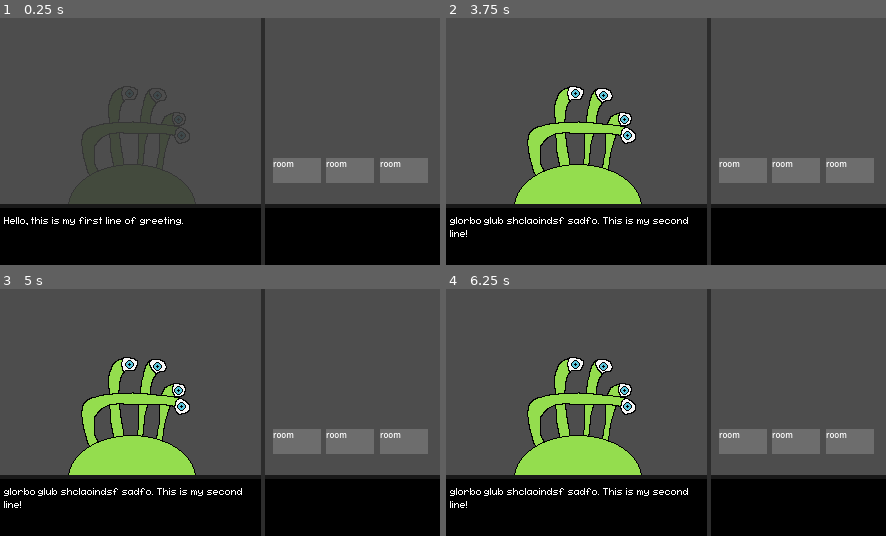
Above: before the commit, frames 1-4 (two rows, left to right).
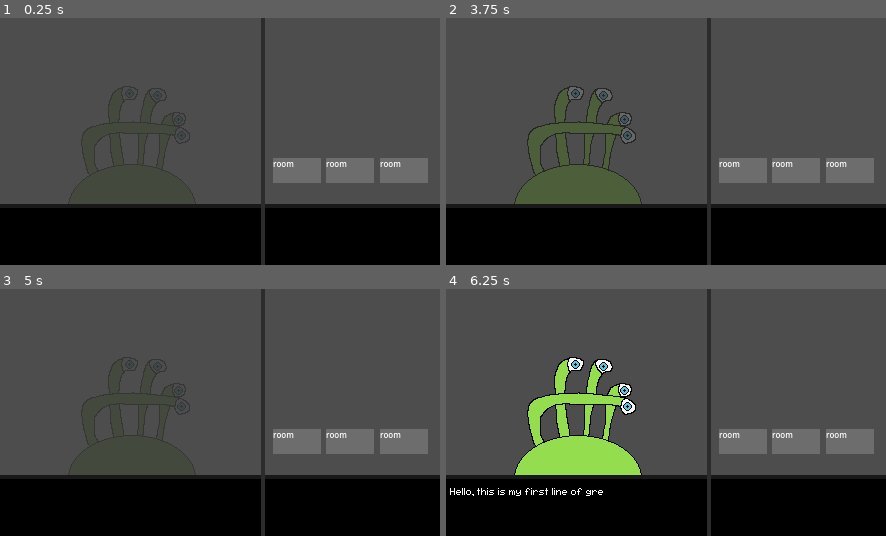
Above: after the commit, the same moments.

Repository: fawfle/brackeys-2026.1
Game: Godot game, scene res://scenes/game_scene.tscn
Two runs of this game, one before a commit and one after it. Both use one fixed random seed, a clock stepped at 60 frames per second and the inputs below.
Inputs (mouse positions are in pixels of both pictures, inside the frame that each line leads up to):
- Up to frame 1 (0.25 s): no input
- Up to frame 2 (3.75 s): click (578, 235) at 0.5 s; click "room" at 1.25 s; click (578, 235) at 2 s; click "room" at 2.75 s; click (578, 235) at 3.5 s
- Up to frame 3 (5 s): click "room" at 4.25 s
- Up to frame 4 (6.25 s): no input

The runs differ from the first frame. In frame 1, 0.3% of the frame differs, in the area x 0-42%, y 80-84%; in frame 2, 7.7%, in the area x 0-55%, y 27-89%; in frame 3, 7.7%; in frame 4, 0.6%.

Commit message:
core guest gameplay prototype

Diff:
--- a/project.godot
+++ b/project.godot
@@ -26,6 +26,10 @@
 window/stretch/mode="viewport"
 window/stretch/scale_mode="integer"
 
+[global_group]
+
+room=""
+
 [physics]
 
 3d/physics_engine="Jolt Physics"
--- a/scenes/game manager.gd
+++ b/scenes/game manager.gd
@@ -1,22 +1,24 @@
 extends Node2D
 
 @onready var guest_parent: Node2D = $GuestParent
+@onready var guest_timer: Timer = $GuestTimer
 
 var day: int = 0
 
 var money: int = 0
 
-var guest_queue: Array[Guest] = []
+var guest_assign_queue: Array[Guest] = []
+var guest_checkout_queue: Array[Guest] = []
 @export var current_guest: Guest = null
-@export var current_guest_node: Node2D = null
 
 var random_trait_count: int = 1
+var stay_length_max: int = 1
 
-## phase of gameplay. Either assigning (getting guests) or managing (upgrading)
+## phase of gameplay. Either assigning (getting guests),  managing (upgrading), or checkout (guests leaving and paying). ASSIGN -> UPGRADE -> CHECKOUT
 enum Phase {
 	CHECKOUT,
 	ASSIGNING,
-	MANAGING
+	UPGRADING
 }
 
 var phase: Phase = Phase.ASSIGNING
@@ -27,64 +29,112 @@
 	GuestList.LOAD_GUESTS()
 
 	Globals.select_room.connect(on_room_select)
+	Globals.text_finished.connect(on_text_finish)
 
-	begin_day()
+	begin_assigning_phase()
 
-func begin_day() -> void:
+func begin_assigning_phase() -> void:
 	phase = Phase.ASSIGNING
-	guest_queue = GuestList.create_guest_queue(1, day)
+	guest_assign_queue = GuestList.create_guest_queue(1, day)
 	manage_next_guest()
-	Globals.set_text.emit(current_guest.get_intro_lines())
 
-## Handle the end of the day. Enter upgrade mode
+func begin_upgrading_phase() -> void:
+	phase = Phase.UPGRADING
+	## michael TODO
+	end_day()
+
+func begin_checkout_phase() -> void:
+	if Globals.DEBUG: print("BEGINNING CHECKOUT PHASE")
+
+	phase = Phase.CHECKOUT
+	guest_checkout_queue.clear()
+	for room: Room in get_rooms():
+		if room.guest != null and room.guest.stay_duration <= 0:
+			var guest: Guest = room.checkout_guest()
+			guest_checkout_queue.push_back(guest)
+
+	guest_checkout_queue.shuffle()
+	checkout_next_guest()
+
+## Handle the end of the day
 func end_day() -> void:
-	pass
+	day += 1
+	for room: Room in get_rooms():
+		if room.guest != null: room.guest.stay_duration -= 1
+
+	begin_checkout_phase()
 
 func manage_next_guest() -> void:
-	if guest_queue.size() <= 0:
-		end_day()
-
-		begin_day()
+	if guest_assign_queue.size() <= 0:
+		begin_upgrading_phase()
 		return
 
-	current_guest = guest_queue[0].duplicate_deep()
-	TraitList.set_guest_traits(current_guest, random_trait_count)
-	guest_queue.pop_front()
+	current_guest = create_next_guest()
 
 	# clean children
 	for child in guest_parent.get_children(): child.queue_free()
 
-	# var guest_scene: PackedScene = current_guest.scene
-	current_guest_node = current_guest.instantiate_scene()
-	guest_parent.add_child(current_guest_node)
+	current_guest.instantiate_scene()
+	guest_parent.add_child(current_guest.node)
 
 	if Globals.DEBUG: print("LOADING GUEST: " + str(current_guest))
 
-	play_guest_enter_animation(current_guest_node)
+	await play_guest_enter_animation(current_guest.node)
+
+	Globals.set_text.emit(current_guest.get_intro_lines())
+
+## currently duplicate guests and set traits here. Maybe change in the future if it's confusing.
+func create_next_guest() -> Guest:
+	var guest: Guest = guest_assign_queue.pop_front().duplicate_deep()
+	TraitList.set_guest_traits(guest, random_trait_count)
+	return guest
+
+func checkout_next_guest() -> void:
+	if guest_checkout_queue.size() <= 0:
+		begin_assigning_phase()
+		return
+
+	current_guest = guest_checkout_queue.pop_front()
+
+	if Globals.DEBUG: print("CHECKING OUT: " + str(current_guest))
+
+	await play_guest_enter_animation(current_guest.node)
+
+	Globals.set_text.emit(current_guest.get_exit_lines())
 
 ## hook for room selection for assigning guest
 func on_room_select(room: Room):
 	if phase == Phase.ASSIGNING:
 		assign_current_guest(room)
-	elif phase == Phase.MANAGING:
+	elif phase == Phase.UPGRADING:
 		manage_room(room)
 
 
 func assign_current_guest(room: Room):
 	if room.guest != null or current_guest == null: return
 
-	Globals.set_text.emit([] as Array[String])
+	Globals.set_text.emit()
 	room.add_guest(current_guest)
-	await play_guest_exit_animation(current_guest_node)
+
+	var guest_node: Node2D = current_guest.node
 	current_guest = null
-	current_guest_node = null
-
+	await play_guest_exit_animation(guest_node)
 	await get_tree().create_timer(0.8).timeout
 
 	manage_next_guest()
 
 func manage_room(room: Room):
+	## TODO: remove, michael will deal with
 	pass
+
+func on_text_finish():
+	if phase == Phase.CHECKOUT and current_guest != null:
+		Globals.set_text.emit()
+		var guest_node: Node2D = current_guest.node
+		current_guest = null
+		await play_guest_exit_animation(guest_node)
+		await get_tree().create_timer(0.8).timeout
+		checkout_next_guest()
 
 func play_guest_enter_animation(guest_node: Node2D):
 	var duration: float = 0.8
@@ -109,3 +159,6 @@
 	while timer.time_left != 0:
 		guest_node.modulate = end_color.lerp(start_color, timer.time_left / duration)
 		await get_tree().process_frame
+
+func get_rooms():
+	return get_tree().get_nodes_in_group("room")
--- a/scenes/game_scene.tscn
+++ b/scenes/game_scene.tscn
@@ -1,8 +1,7 @@
 [gd_scene format=3 uid="uid://d10v8ay10dsu6"]
 
 [ext_resource type="Script" uid="uid://fehsvnq2kohw" path="res://scenes/game manager.gd" id="1_w5aja"]
-[ext_resource type="Script" uid="uid://dkdr85sse58ak" path="res://scenes/text_bar.gd" id="2_ycayy"]
-[ext_resource type="FontFile" uid="uid://bnw2vf51g52tq" path="res://fonts/fs-pixel-sans-unicode-regular.ttf" id="3_bw6k5"]
+[ext_resource type="PackedScene" uid="uid://buyxfh2m4xbm5" path="res://scenes/text_bar.tscn" id="2_ycayy"]
 [ext_resource type="PackedScene" uid="uid://4gii0y616804" path="res://scenes/hotel/room.tscn" id="3_ycayy"]
 
 [node name="GameScene" type="Node2D" unique_id=1746918585]
@@ -16,50 +15,7 @@
 
 [node name="CanvasLayer" type="CanvasLayer" parent="." unique_id=1013869446]
 
-[node name="TextBar" type="ColorRect" parent="CanvasLayer" unique_id=2033105175]
-anchors_preset = 2
-anchor_top = 1.0
-anchor_bottom = 1.0
-offset_top = -57.0
-offset_right = 262.0
-grow_vertical = 0
-color = Color(0, 0, 0, 1)
-script = ExtResource("2_ycayy")
-
-[node name="AdvanceText" type="TextureButton" parent="CanvasLayer/TextBar" unique_id=313393300]
-layout_mode = 0
-offset_top = -4.0
-offset_right = 262.0
-offset_bottom = 57.0
-
-[node name="TextBox" type="Label" parent="CanvasLayer/TextBar" unique_id=787348684]
-layout_mode = 1
-anchors_preset = 15
-anchor_right = 1.0
-anchor_bottom = 1.0
-offset_left = 4.0
-offset_top = 3.0
-offset_right = -4.0
-offset_bottom = -5.0
-grow_horizontal = 2
-grow_vertical = 2
-size_flags_horizontal = 0
-size_flags_vertical = 8
-theme_override_constants/line_spacing = -3
-theme_override_fonts/font = ExtResource("3_bw6k5")
-theme_override_font_sizes/font_size = 16
-text = "this is sample text. Imagine something really interesting was here. I have preferences and they matter. This text box is also three lines long."
-autowrap_mode = 3
-clip_text = true
-
-[node name="Separator" type="ColorRect" parent="CanvasLayer/TextBar" unique_id=1087483858]
-layout_mode = 1
-anchors_preset = 10
-anchor_right = 1.0
-offset_top = -4.0
-offset_right = -1.0
-grow_horizontal = 2
-color = Color(0.1, 0.1, 0.1, 1)
+[node name="TextBar" parent="CanvasLayer" unique_id=733882566 instance=ExtResource("2_ycayy")]
 
 [node name="Separator" type="ColorRect" parent="CanvasLayer" unique_id=1946174638]
 anchors_preset = 10
@@ -120,5 +76,3 @@
 location = 2
 
 [node name="GuestTimer" type="Timer" parent="." unique_id=1307805656]
-
-[connection signal="button_down" from="CanvasLayer/TextBar/AdvanceText" to="CanvasLayer/TextBar" method="_on_advance_text_button_down"]
--- a/scenes/hotel/room.tscn
+++ b/scenes/hotel/room.tscn
@@ -2,7 +2,7 @@
 
 [ext_resource type="Script" uid="uid://bfjv0sjmcksyh" path="res://scripts/room.gd" id="1_4oh1f"]
 
-[node name="Room" type="Control" unique_id=963365455]
+[node name="Room" type="Control" unique_id=963365455 groups=["room"]]
 layout_mode = 3
 anchors_preset = 0
 offset_right = 78.0
--- a/scenes/text_bar.gd
+++ b/scenes/text_bar.gd
@@ -5,19 +5,32 @@
 @onready var text_box: Label = $TextBox
 @onready var advance_text_button: TextureButton = $AdvanceText
 
+var text_tween: Tween
+
 func _ready() -> void:
 	Globals.set_text.connect(on_set_text)
+	text_box.text = ""
 
 func load_line_from_queue():
 	if line_queue.size() == 0:
-		text_box.text = ""
+		Globals.text_finished.emit()
 		return
 
-	text_box.text = line_queue.pop_front()
+	text_box.visible_ratio = 0
+	var line: String = line_queue.pop_front()
+	text_box.text = line
 
-func on_set_text(lines: Array[String]) -> void:
+	text_tween = get_tree().create_tween()
+	text_tween.tween_property(text_box, "visible_ratio", 1, line.length() * 0.02)
+
+func on_set_text(lines: Array[String] = [""]) -> void:
 	line_queue = lines
 	load_line_from_queue()
 
 func _on_advance_text_button_down() -> void:
+	if text_tween != null and text_tween.is_running():
+		text_tween.kill()
+		text_box.visible_ratio = 1
+		return
+
 	load_line_from_queue()
--- /dev/null
+++ b/scenes/text_bar.tscn
@@ -0,0 +1,51 @@
+[gd_scene format=3 uid="uid://buyxfh2m4xbm5"]
+
+[ext_resource type="Script" uid="uid://dkdr85sse58ak" path="res://scenes/text_bar.gd" id="1_0shnj"]
+[ext_resource type="FontFile" uid="uid://bnw2vf51g52tq" path="res://fonts/fs-pixel-sans-unicode-regular.ttf" id="2_3ccs0"]
+
+[node name="TextBar" type="ColorRect" unique_id=733882566]
+anchors_preset = 2
+anchor_top = 1.0
+anchor_bottom = 1.0
+offset_top = -57.0
+offset_right = 262.0
+grow_vertical = 0
+color = Color(0, 0, 0, 1)
+script = ExtResource("1_0shnj")
+
+[node name="AdvanceText" type="TextureButton" parent="." unique_id=1299756936]
+layout_mode = 0
+offset_top = -4.0
+offset_right = 262.0
+offset_bottom = 57.0
+
+[node name="TextBox" type="Label" parent="." unique_id=1242861637]
+layout_mode = 1
+anchors_preset = 15
+anchor_right = 1.0
+anchor_bottom = 1.0
+offset_left = 4.0
+offset_top = 3.0
+offset_right = -4.0
+offset_bottom = -5.0
+grow_horizontal = 2
+grow_vertical = 2
+size_flags_horizontal = 0
+size_flags_vertical = 8
+theme_override_constants/line_spacing = -3
+theme_override_fonts/font = ExtResource("2_3ccs0")
+theme_override_font_sizes/font_size = 16
+text = "this is sample text. Imagine something really interesting was here. I have preferences and they matter. This text box is also three lines long."
+autowrap_mode = 3
+clip_text = true
+
+[node name="Separator" type="ColorRect" parent="." unique_id=298917311]
+layout_mode = 1
+anchors_preset = 10
+anchor_right = 1.0
+offset_top = -4.0
+offset_right = -1.0
+grow_horizontal = 2
+color = Color(0.1, 0.1, 0.1, 1)
+
+[connection signal="button_down" from="AdvanceText" to="." method="_on_advance_text_button_down"]
--- a/scripts/globals.gd
+++ b/scripts/globals.gd
@@ -7,6 +7,9 @@
 ## used to signal textbox to display a mesage. Message is given as an array and clicking through will cycle until final message.
 @warning_ignore("unused_signal")
 signal set_text(lines: Array[String])
+## emited when text has been cycled through to end of queue
+@warning_ignore("unused_signal")
+signal text_finished()
 
 ## used by rooms to signal a click.
 @warning_ignore("unused_signal")
--- a/scripts/guest.gd
+++ b/scripts/guest.gd
@@ -12,7 +12,7 @@
 @export var money: int = 0
 
 ## Stay duration
-@export var staya_duration: int = 1
+@export var stay_duration: int = 1
 
 ## message on greeting
 @export var greeting: Array[String] = []
@@ -29,6 +29,9 @@
 ## Guest won't appear until day has passed
 @export var appear_after_day: int = 0
 
+## reference to current node loaded in scene tree
+var node: Node2D = null
+
 ## return array of greeting and request
 func get_intro_lines() -> Array[String]:
 	var arr: Array[String] = greeting.duplicate();
@@ -39,14 +42,33 @@
 func generate_request() -> String:
 	return "placeholder request"
 
-# constructed by guest_list class
+func get_exit_lines(happiness: float = 3) -> Array[String]:
+	if happiness <= 2.0:
+		return angry_goodbye
+	elif happiness >= 4.0:
+		return happy_goodbye
+
+	return goodbye
+
+func get_happiness_rating(room: Room) -> float:
+	var rating: float = initial_rating
+
+	for guest_trait: GuestTrait in traits:
+		var condition_met: bool = guest_trait.condition.call(room)
+		if not condition_met:
+			rating -= guest_trait.get_preference_score()
+
+	return max(0, rating)
 
 func instantiate_scene() -> Node2D:
 	if scene == null:
 		push_error("No guest scene for guest")
 		return null
 
-	return scene.instantiate()
+	node = scene.instantiate()
+	return node
 
 func _to_string() -> String:
 	return "(Guest) " + name + " Traits: " + str(traits);
+
+# constructed by guest_list class
--- a/scripts/guest_trait.gd
+++ b/scripts/guest_trait.gd
@@ -10,6 +10,7 @@
 
 @export var enum_key: TraitList.Trait
 
+## How much the guest cares. May change to pure number value. Might be easier as presets but could be more complicated?
 enum Preference {
 	HIGH,
 	MEDIUM,
@@ -17,10 +18,20 @@
 	DEALBREAKER
 }
 
+const PreferenceScore: Dictionary[Preference, float] = {
+	Preference.HIGH: 3,
+	Preference.MEDIUM: 2,
+	Preference.LOW: 1,
+	Preference.DEALBREAKER: 5,
+}
+
 ## Guest won't appear until day has passed
 var appear_after_day: int = 0
 
-## constructed by trait_list class
+func get_preference_score():
+	return PreferenceScore.get(preference)
 
 func _to_string() -> String:
 	return "(GuestTrait) " + name;
+
+## constructed by trait_list class
--- a/scripts/room.gd
+++ b/scripts/room.gd
@@ -24,10 +24,14 @@
 func _on_texture_button_button_down() -> void:
 	Globals.select_room.emit(self)
 
-func get_happiness_rating() -> float:
-	var rating: float = guest.initial_rating
-	# TODO
-	return rating
+func checkout_guest() -> Guest:
+	for guest_trait: GuestTrait in guest.traits:
+		if guest_trait.on_leave.is_valid(): guest_trait.on_leave.call(self)
+
+	var g: Guest = guest;
+	guest = null
+	return g
+
 
 enum Sanitation {
 	CLEAN,
--- a/scripts/trait_list.gd
+++ b/scripts/trait_list.gd
@@ -69,6 +69,7 @@
 
 		TRAITS.set(key, guest_trait);
 
+## set guest traits of a guest
 static func set_guest_traits(guest: Guest, trait_count: int):
 	# sets default traits. Possibly better to preload? I don't think it should affect performance though, just dictionary lookup.
 	guest.traits.clear()
Not shown, changed: TODO.txt
